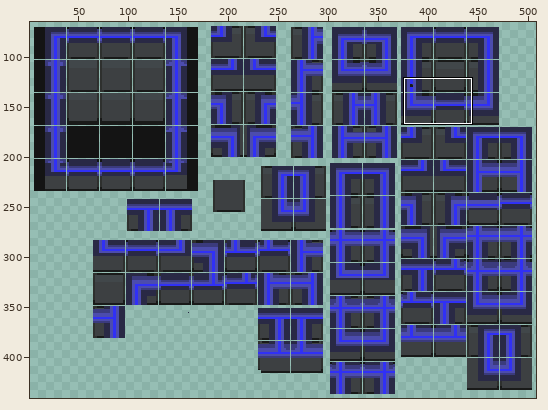
Pixel-art file: Assets/Art/Level 5/WallTemplate-05.aseprite. The picture above shows the old version from afar; the outline marks the close-up.
Close-up. The starting point:
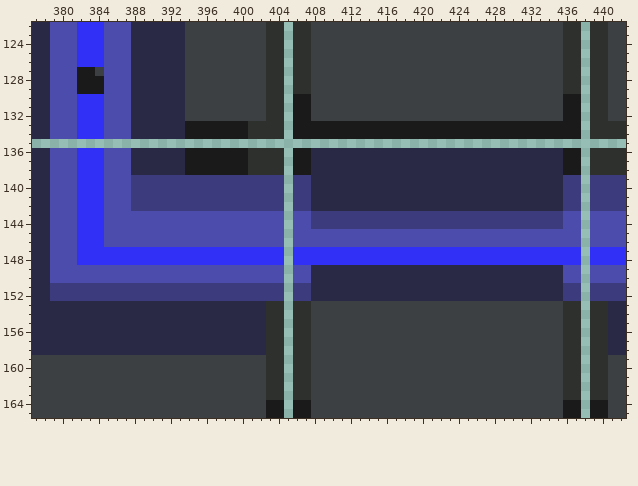
512x512 pixels, 1 frame. Shown: x 377..442, y 122..165. The wide view leaves out empty margins.
The same view after the edit:
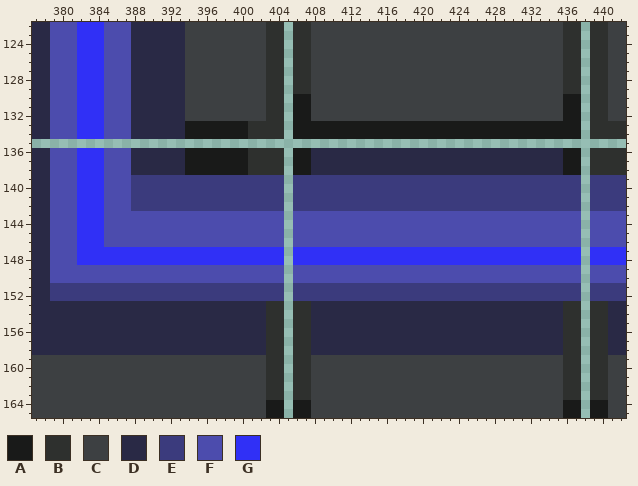
Palette (. is transparent): A #191a19  B #2e302e  C #3d4042  D #292945  E #3b3b7d  F #4c4cad  G #3030f6
From old to new:
The author changed colour C to colour D in rows 153 to 158 at x 408 to 435.
The author changed colour D to colour E in rows 139 to 142 at x 408 to 435; in rows 151 to 152 at x 408 to 435.
The author changed colour D to colour F in rows 149 to 150 at x 408 to 435.
The author changed colour E to colour F in rows 143 to 144 at x 408 to 435.
The author changed colour A to colour G in row 127 at x 382 to 383; in rows 128 to 129 at x 382 to 384.
The author changed colour C to colour G in row 127 at x 384.
Where, in picture pixels (left, top, right, bottom), the same in both close-ups:
changed: (77, 67, 104, 94)
changed: (311, 175, 563, 229)
changed: (311, 265, 563, 355)
